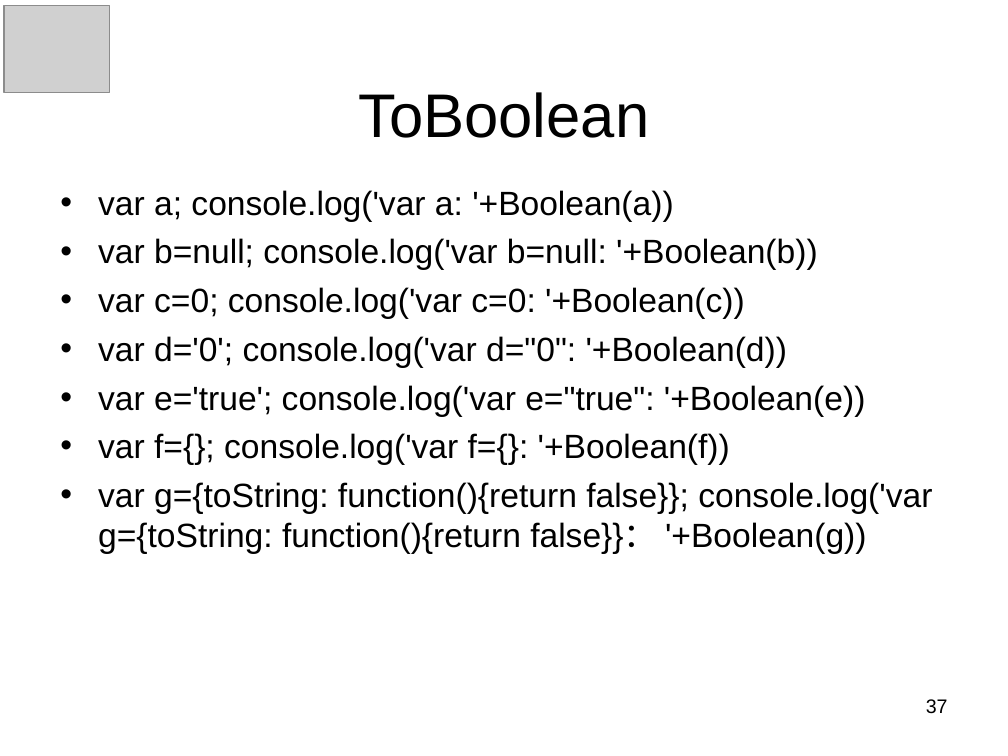
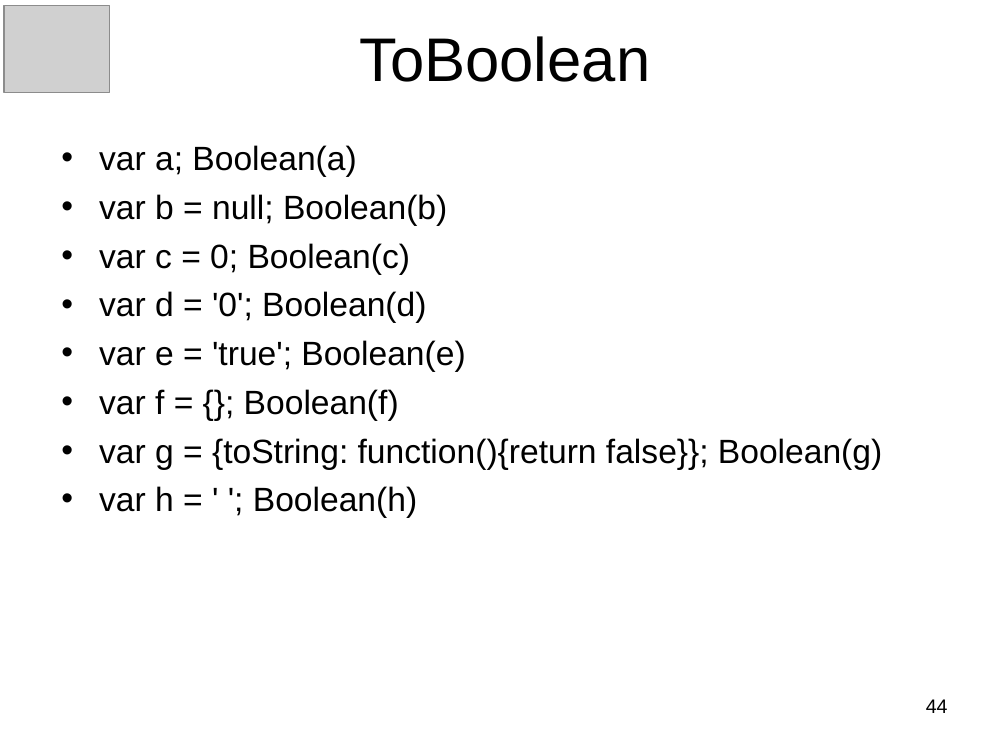
Before and after one commit to panxuepeng/javascript, a slide deck: slide 44 of ppt/1-1（第一天课程）.ppt (slide 37 before the commit). Drawn at 1008x756 pixels with LibreOffice and Linux fonts; fonts in the diff are those of the drawing; grey boxes stand for pictures. Boxes give left, top, right and bottom in pixels: in the first picture for what was removed or moved away, otherwise in the second. Text is boxed around its words. In the diff, an @@ line names an element or a change of style, - is before the commit and + after.

Commit message:
ppt

```diff
--- a/ppt/1-1（第一天课程）.ppt
+++ b/ppt/1-1（第一天课程）.ppt
@@ title "ToBoolean": place and size @@
-title "ToBoolean" at (358,92,649,138)
+title "ToBoolean" at (359,36,650,82)
@@ text at (99,145,882,518): text changed @@
-• var a; console.log('var a: '+Boolean(a))
-• var b=null; console.log('var b=null: '+Boolean(b))
-• var c=0; console.log('var c=0: '+Boolean(c))
-• var d='0'; console.log('var d="0": '+Boolean(d))
-• var e='true'; console.log('var e="true": '+Boolean(e))
-• var f={}; console.log('var f={}: '+Boolean(f))
-• var g={toString: function(){return false}}; console.log('var g={toString: function(){return false}}： '+Boolean(g))
+• var a; Boolean(a)
+• var b = null; Boolean(b)
+• var c = 0; Boolean(c)
+• var d = '0'; Boolean(d)
+• var e = 'true'; Boolean(e)
+• var f = {}; Boolean(f)
+• var g = {toString: function(){return false}}; Boolean(g)
+• var h = ' '; Boolean(h)
@@ page number at (926,699,948,713): text changed @@
-37
+44
```
Also in this commit, not shown: 37 other slides changed, 23 slides added, 4 slides removed, 3 other files.
